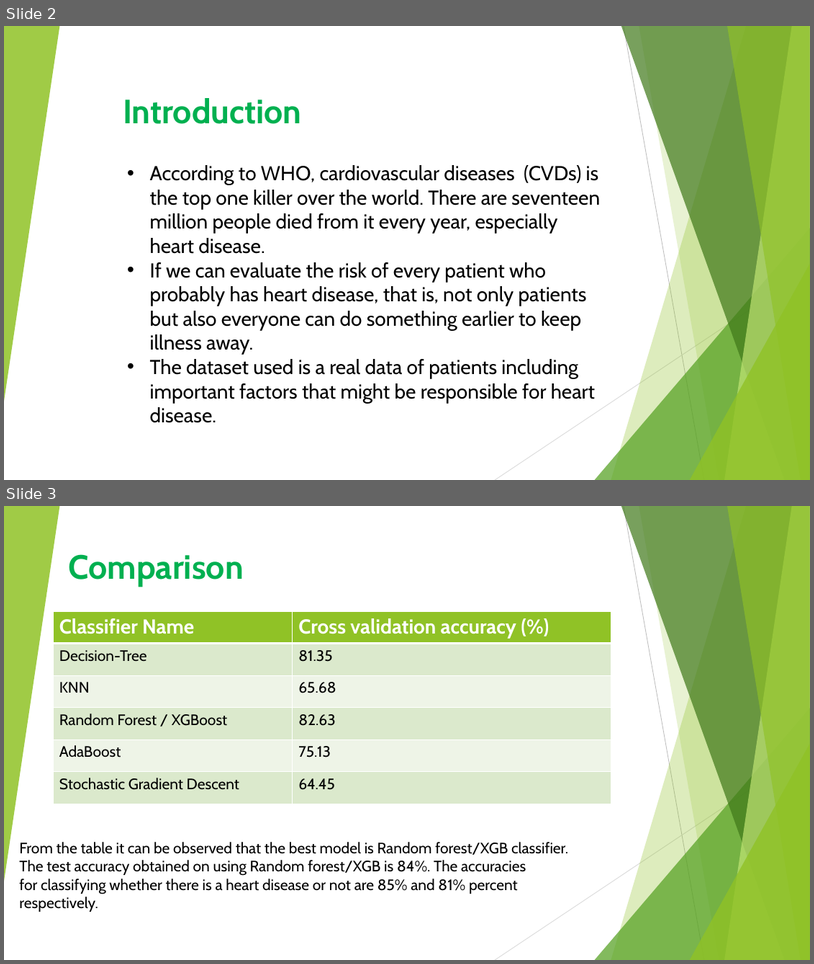
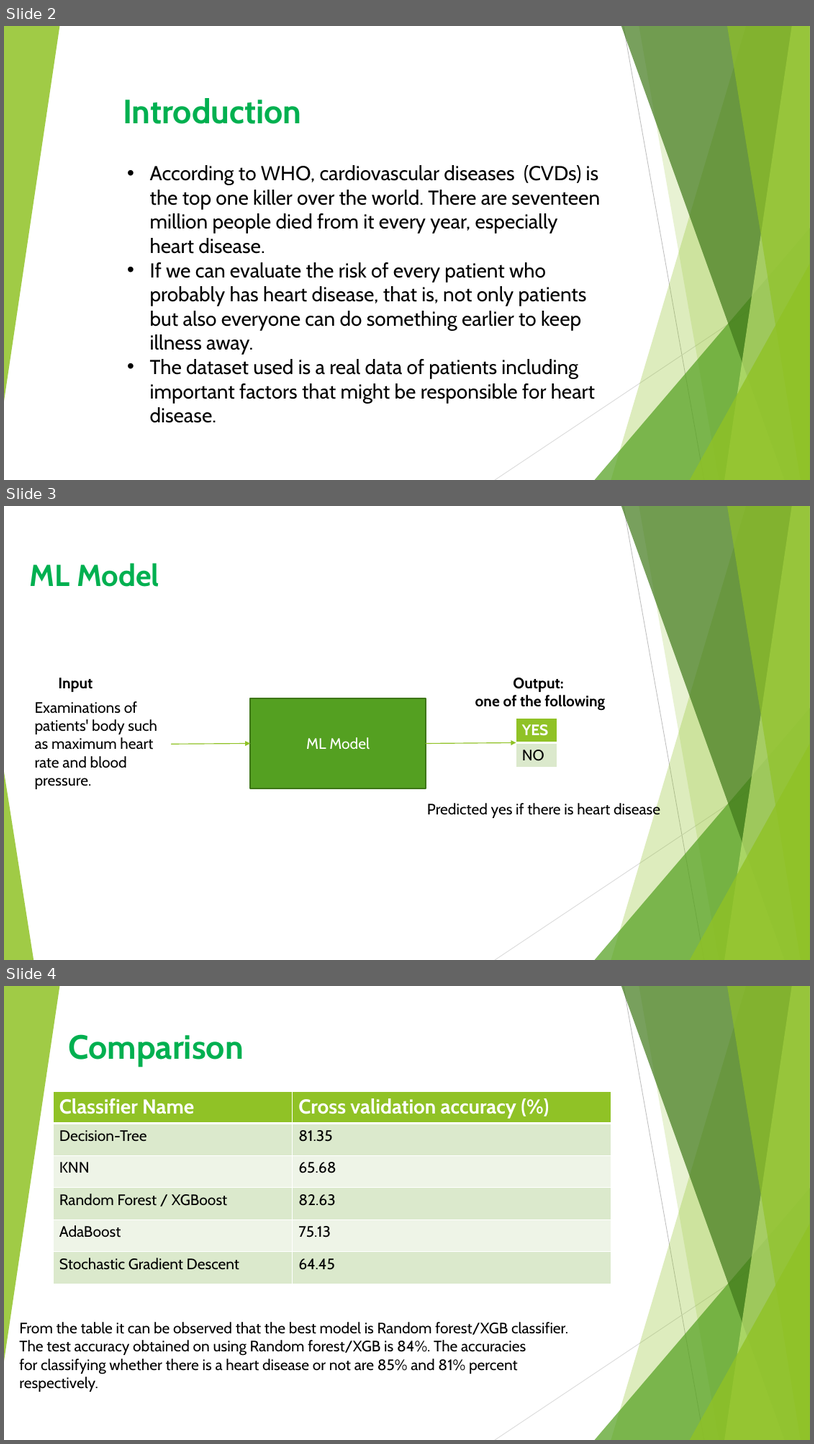
Before and after one commit to spsaswat/Heart-Disease-Detector, a slide deck: ShortReport.pptx. Shown one above the other, each under a label of ours: slides 2 and 3 before the commit, slides 2, 3 and 4 after it. The pictures are 814x964 and 814x1444 pixels, drawn with LibreOffice and Linux fonts; fonts in the diff are those of the drawing. Boxes give left, top, right and bottom in pixels: in the first picture for what was removed or moved away, otherwise in the second. Text is boxed around its words. In the diff, an @@ line names an element or a change of style, - is before the commit and + after.

```diff
--- a/ShortReport.pptx
+++ b/ShortReport.pptx
@@ slide 3 added at (4, 506, 810, 960), background #FFFFFF; not listed: 9 template elements that a slide beside it also shows @@
@@ title added at (30, 563, 160, 587), 36 pt, text #00B050, bold @@
+ML Model
@@ text added at (58, 677, 93, 692), 18 pt, text #000000, bold @@
+Input
@@ text added at (476, 677, 605, 710), 18 pt, text #000000, bold @@
+Output:
+one of the following
@@ rectangle added at (250, 698, 426, 788), fill #54A021, outline #3E7618 1.5 pt, 18 pt, text #FFFFFF @@
+ML Model
@@ text added at (35, 701, 157, 789), 18 pt, text #000000 @@
+Examinations of
+patients' body such
+as maximum heart
+rate and blood
+pressure.
@@ table added at (517, 718, 557, 767), 2 rows, 1 columns @@
+YES
+NO
@@ arrow added from (172, 744) to (250, 743), #90C226 1 pt @@
@@ arrow added from (426, 743) to (517, 743), #90C226 1 pt @@
@@ triangle added at (4, 772, 34, 960), fill #90C226 at 85% opacity @@
@@ text added at (427, 802, 661, 819), 18 pt, text #000000 @@
+Predicted yes if there is heart disease
@@ what was slide 3 is now slide 4 @@
```
Also in this commit, not shown: 1 other slide added, 1 other file.
